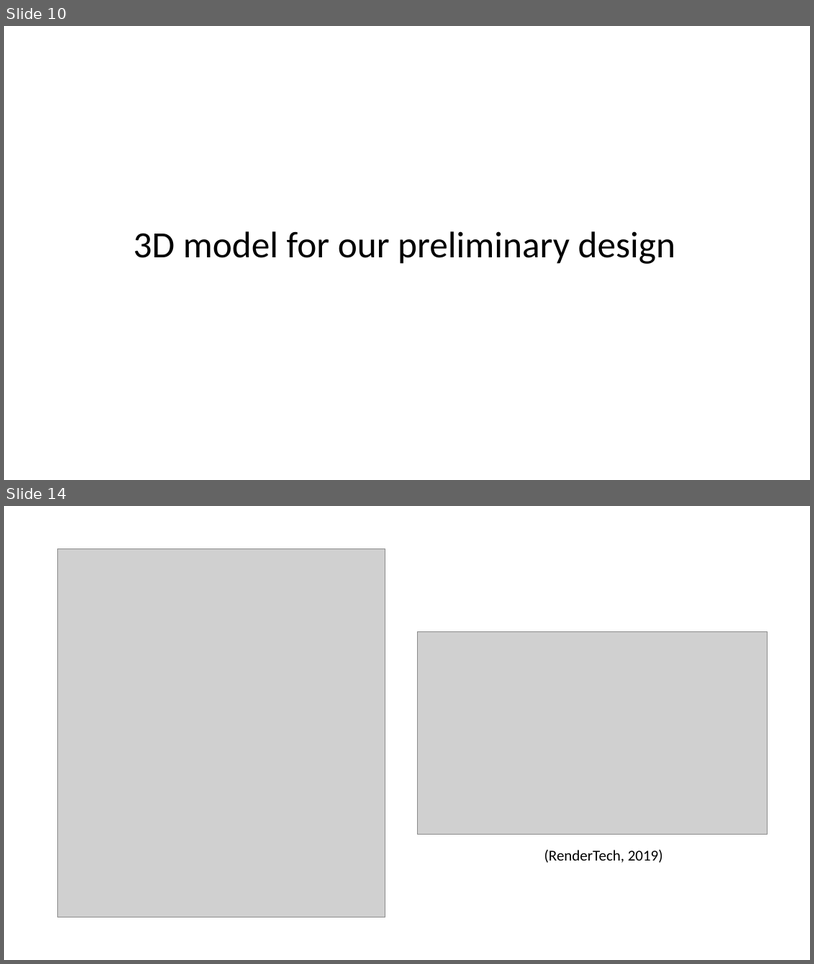
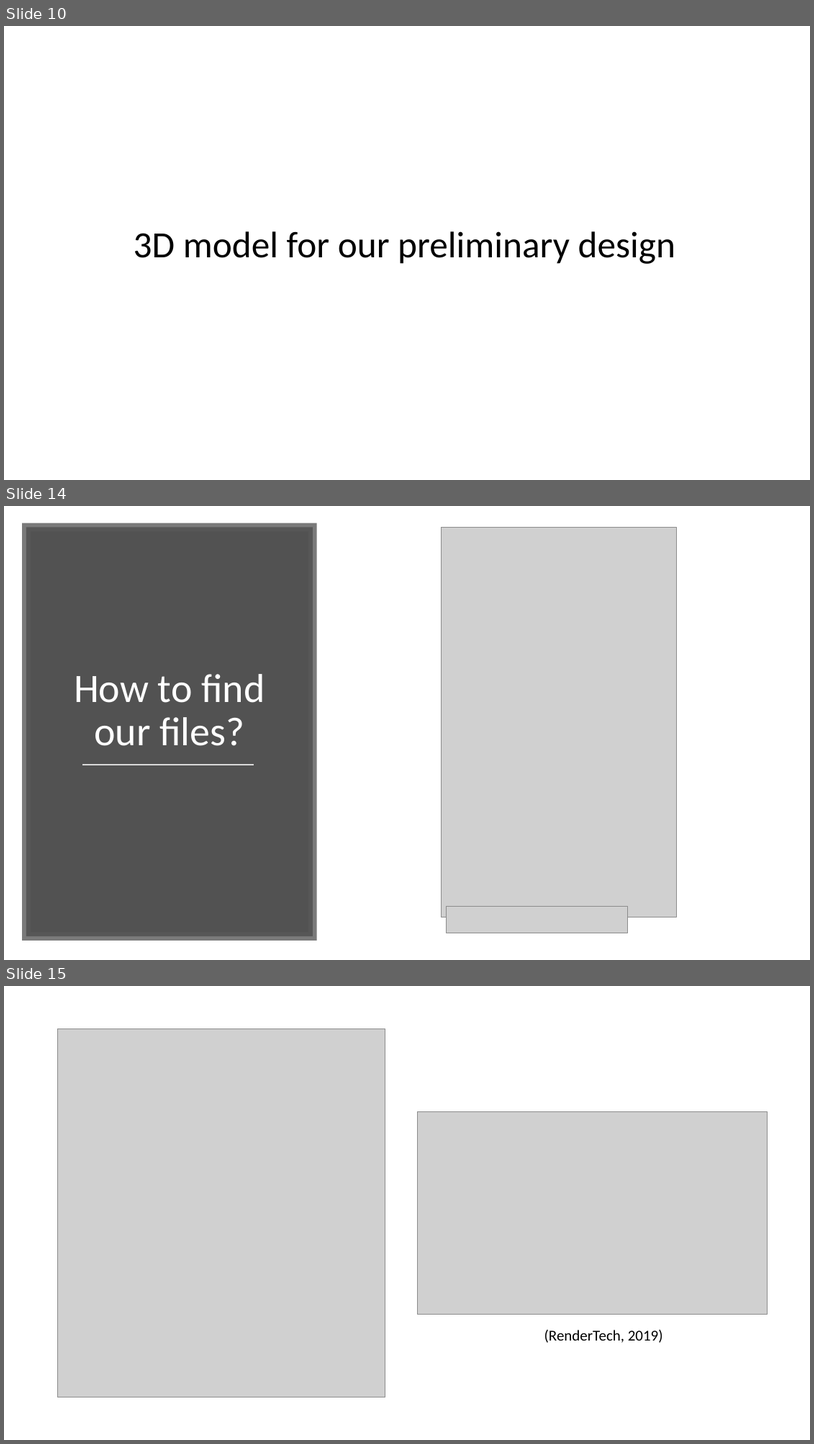
Before and after one commit to AABDOOGH/InsectFarming, a slide deck: Audit Documents/Audit2Presentation.pptx. Shown one above the other, each under a label of ours: slides 10 and 14 before the commit, slides 10, 14 and 15 after it; the slides between them are not shown. The pictures are 814x964 and 814x1444 pixels, drawn with LibreOffice and Linux fonts; fonts in the diff are those of the drawing; grey boxes stand for pictures. Boxes give left, top, right and bottom in pixels: in the first picture for what was removed or moved away, otherwise in the second. Text is boxed around its words. In the diff, an @@ line names an element or a change of style, - is before the commit and + after.

```diff
--- a/Audit Documents/Audit2Presentation.pptx
+++ b/Audit Documents/Audit2Presentation.pptx
@@ slide 14 added at [4,506,810,960], background #FFFFFF @@
@@ rectangle added at [26,527,313,936], fill #404040 at 90% opacity, outline #595959 10 pt @@
@@ picture added at [441,527,676,916] @@
@@ title added at [74,674,265,746], 48 pt, text #FFFFFF @@
+How to find our files?
@@ line added from (82, 765) to (254, 765), #D9D9D9 1.75 pt @@
@@ picture added at [447,906,628,932] @@
@@ what was slide 14 is now slide 15 @@
```
Also in this commit, not shown: 4 slides changed.
